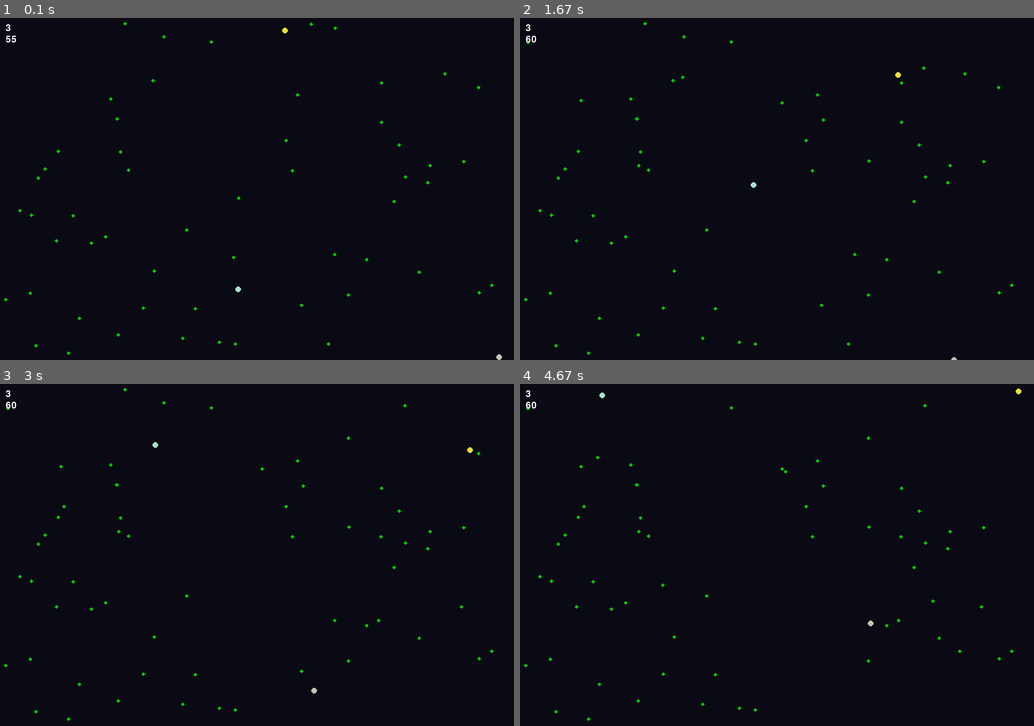
Above: before the commit, frames 1-4 (two rows, left to right).
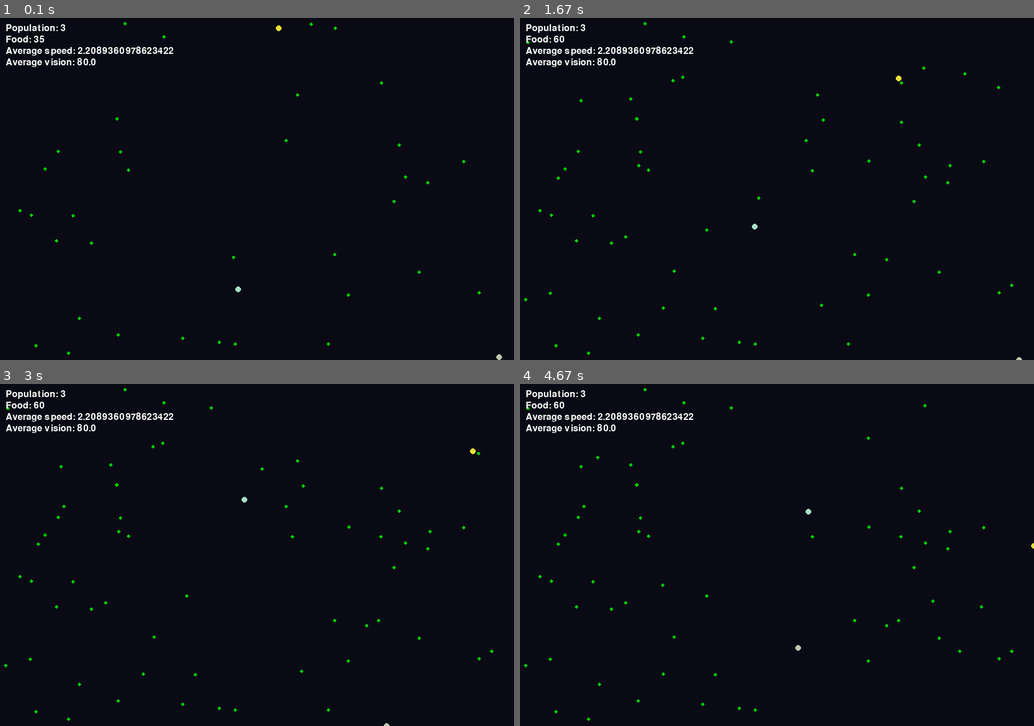
Above: after the commit, the same moments.

Repository: mikhailDyoshin/pygamePlayground
Game: pygame game, started from evolution_sim/main.py
Same seed, same stepped clock (60 frames per second), same inputs: the game is played once before the commit and once after it.
Inputs:
- Up to frame 1 (0.1 s): no input
- Up to frame 2 (1.67 s): no input
- Up to frame 3 (3 s): no input
- Up to frame 4 (4.67 s): no input

The runs differ from the first frame. In frame 1, 0.8% of the frame differs, in the area x 0-96%, y 1-86%; in frame 2, 0.8%; in frame 3, 0.8%; in frame 4, 0.9%, in the area x 1-100%, y 1-78%.

Commit message:
Created new constraints, renderd avg speed and vision

Diff:
--- a/evolution_sim/agents/creature.py
+++ b/evolution_sim/agents/creature.py
@@ -58,6 +58,9 @@
             return
 
         self.energy -= 0.1
+        self.energy -= 0.001 * self.vision
+        self.energy -= 0.001 * self.speed
+
         if self.energy <= 0:
             self.dead = True
             return
@@ -122,8 +125,8 @@
     def spawn_child(self, world):
         child = Creature(world.w, world.h)
 
-        child.speed = self.speed + random.uniform(-0.1, 0.1)
-        child.vision = self.vision + random.uniform(-5, 5)
+        child.speed = max(0.1, self.speed + random.uniform(-0.2, 0.2))
+        child.vision = max(10, self.vision + random.uniform(-10, 10))
 
         child.coord = Vector2(self.coord.x, self.coord.y)
         child.color = self.mutate_color()
--- a/evolution_sim/render/renderer.py
+++ b/evolution_sim/render/renderer.py
@@ -10,6 +10,14 @@
 
     def draw(self, world: World):
         self.screen.fill((10, 10, 20))
+        avg_speed = sum(c.speed for c in world.creatures) / len(world.creatures)
+        avg_vision = sum(c.vision for c in world.creatures) / len(world.creatures)
+        strings = (
+            f"Population: {len(world.creatures)}",
+            f"Food: {len(world.food)}",
+            f"Average speed: {avg_speed}",
+            f"Average vision: {avg_vision}",
+        )
 
         # food
         for f in world.food:
@@ -23,11 +31,10 @@
                 self.screen, c.color, (int(c.coord.x), int(c.coord.y)), 5
             )
             if c.child:
-                # print(f"Parent: {c.coord}, Child: {c.child.coord}")
                 pygame.draw.line(self.screen, (255, 255, 255), c.coord, c.child.coord)
 
-        self._draw_creatures_number(str(len(world.creatures)), (10, 10))
-        self._draw_creatures_number(str(len(world.food)), (10, 30))
+        for i, s in enumerate(strings):
+            self._draw_text(s, (10, 10 + i * 20))
 
     def _draw_creatures_number(self, creatures_number: str, placement: tuple[int, int]):
         self._draw_text(creatures_number, placement)
--- a/evolution_sim/world/world.py
+++ b/evolution_sim/world/world.py
@@ -13,7 +13,7 @@
         for _ in range(3):
             self.creatures.append(Creature(w, h))
 
-        for _ in range(50):
+        for _ in range(30):
             self.food.append(Food(w, h))
 
     def update(self):
